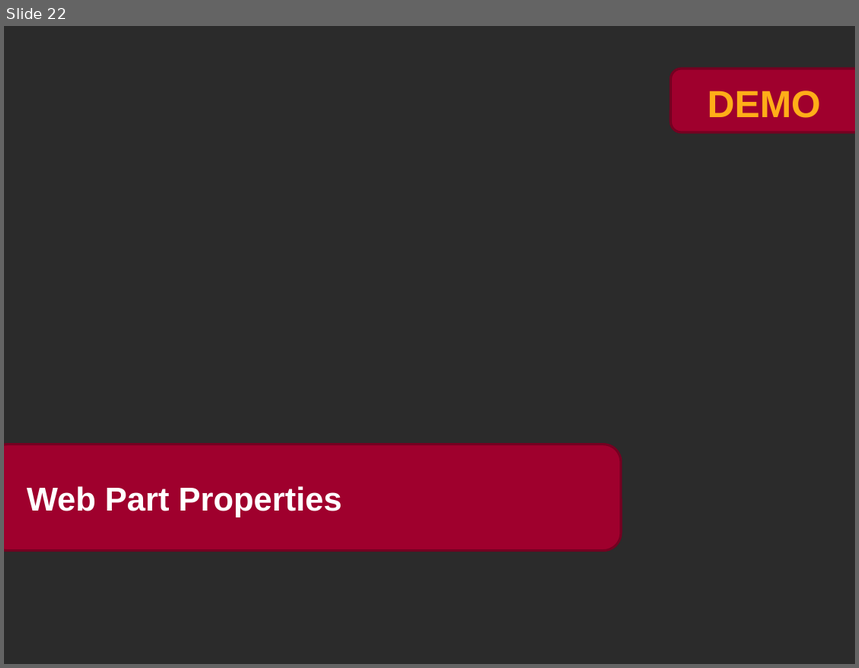
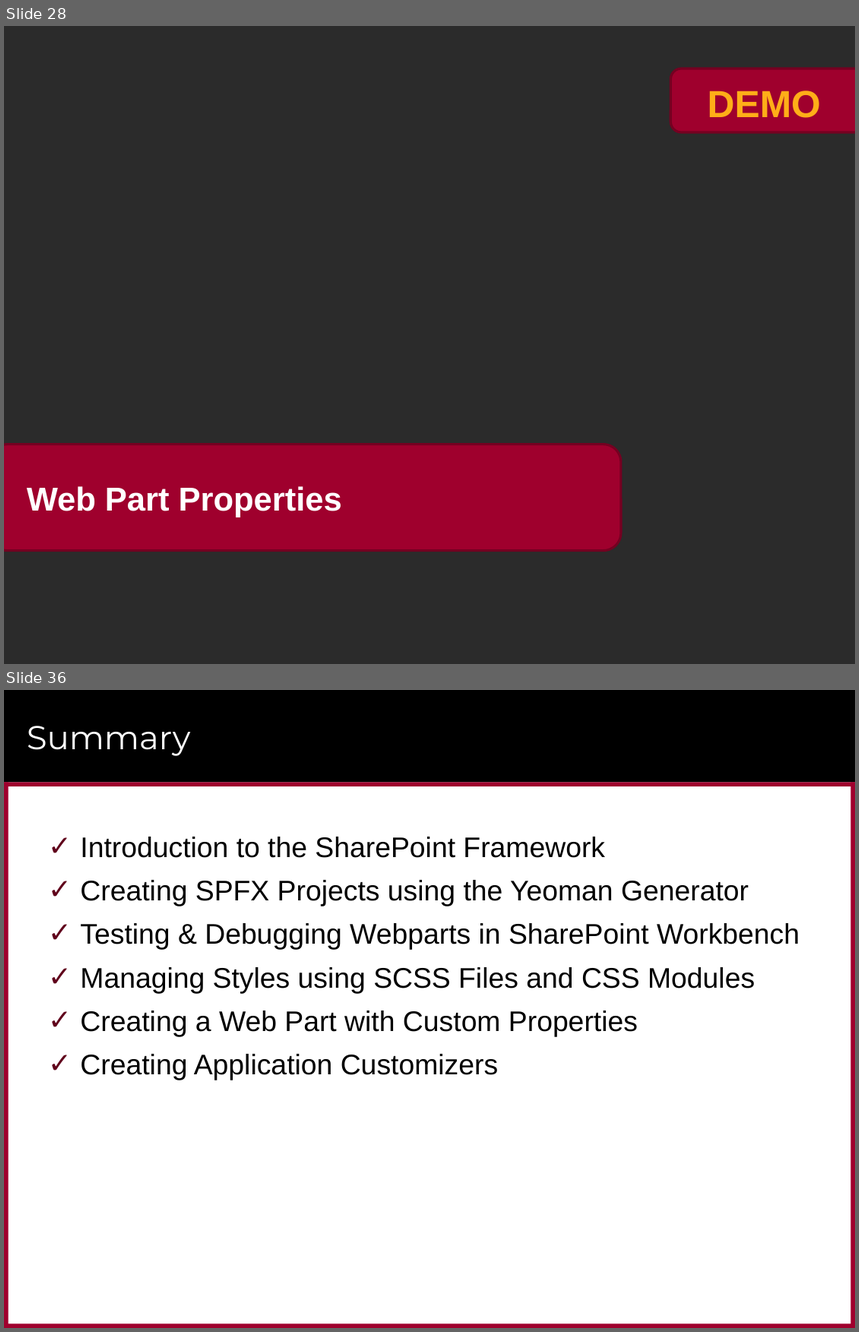
Before and after one commit to CriticalPathTraining/MSD365_Courseware, a slide deck: 04 SharePointFramework.pptx. Shown one above the other, each under a label of ours: slide 22 before the commit, slides 28 and 36 after it; the slides between them are not shown. The pictures are 859x668 and 859x1332 pixels, drawn with LibreOffice and Linux fonts; fonts in the diff are those of the drawing; background and template pictures are left out; a plain dark background stands for a picture behind light text. Boxes give left, top, right and bottom in pixels: in the first picture for what was removed or moved away, otherwise in the second. Text is boxed around its words. In the diff, an @@ line names an element or a change of style, - is before the commit and + after.

```diff
--- a/04 SharePointFramework.pptx
+++ b/04 SharePointFramework.pptx
@@ slide 36 added at (x1=4, y1=690, x2=855, y2=1328), background #FFFFFF @@
@@ rectangle added at (x1=4, y1=690, x2=855, y2=782), fill #000000 @@
@@ title added at (x1=27, y1=726, x2=191, y2=756), 28 pt, text #FFFFFF @@
+Summary
@@ rectangle added at (x1=4, y1=782, x2=855, y2=787), fill #9F002D @@
@@ rectangle added at (x1=4, y1=782, x2=9, y2=1328), fill #9F002D @@
@@ rectangle added at (x1=851, y1=782, x2=855, y2=1328), fill #9F002D @@
@@ text added at (x1=80, y1=837, x2=800, y2=1081), 24 pt, text #000000 @@
+✓ Introduction to the SharePoint Framework
+✓ Creating SPFX Projects using the Yeoman Generator
+✓ Testing & Debugging Webparts in SharePoint Workbench
+✓ Managing Styles using SCSS Files and CSS Modules
+✓ Creating a Web Part with Custom Properties
+✓ Creating Application Customizers
@@ rectangle added at (x1=806, y1=1284, x2=839, y2=1315), fill #FFFFFF at 75% opacity @@
@@ rectangle added at (x1=4, y1=1324, x2=855, y2=1328), fill #9F002D @@
@@ what was slide 22 is now slide 28 @@
```
Also in this commit, not shown: 8 slides changed, 14 other slides added, 10 slides removed, 4 other files.
